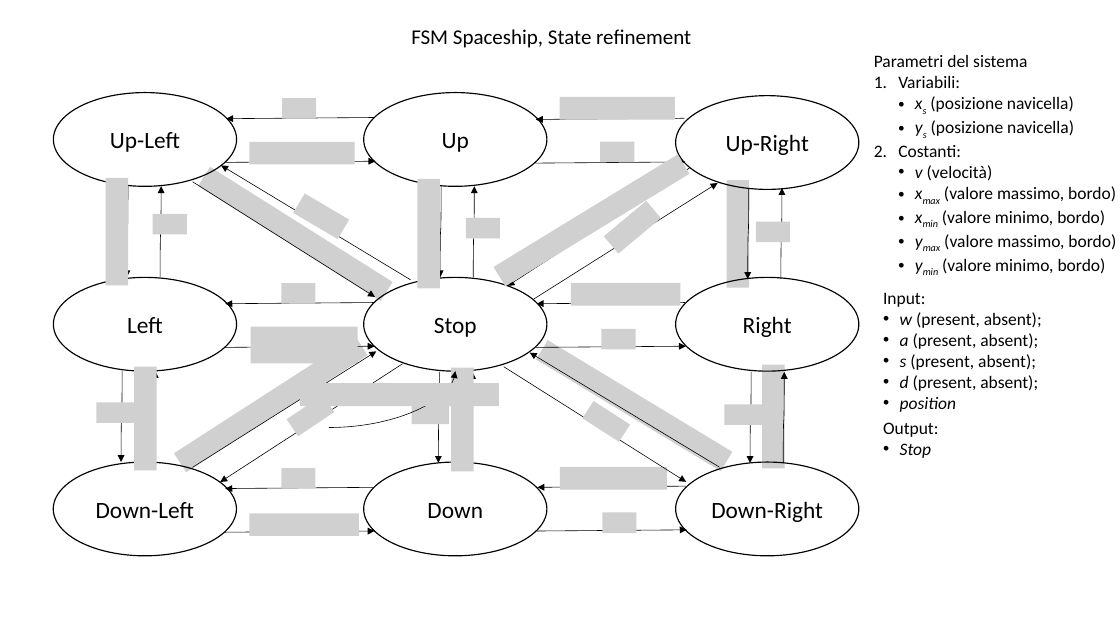
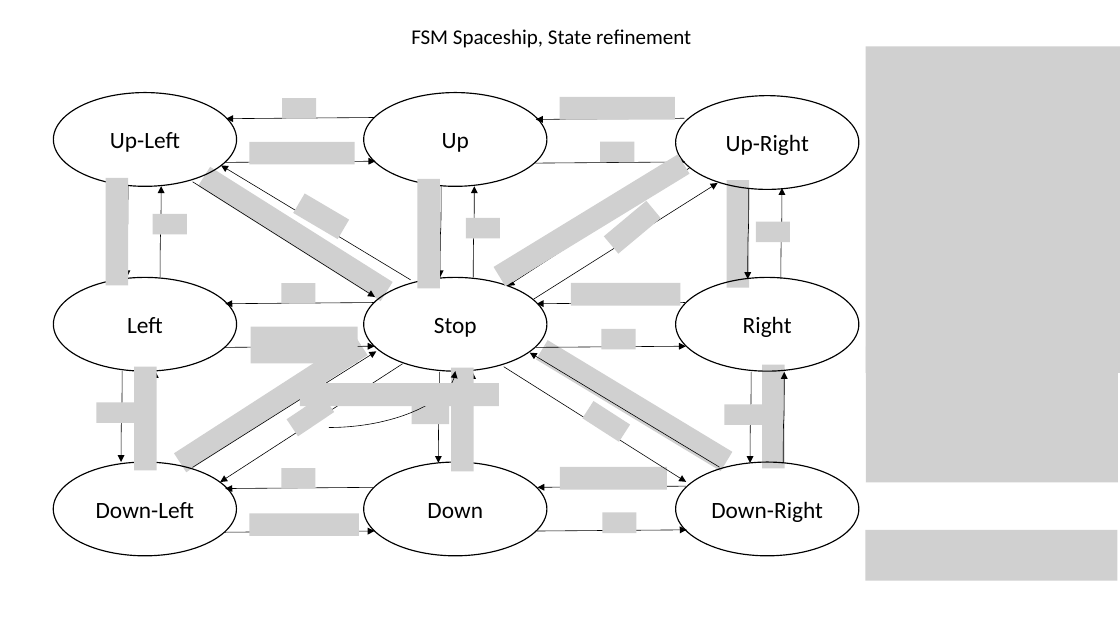
Before and after one commit to Lucio8493/Don-tDie, a slide deck: slide 5 of Progetto sistemi.pptx. Drawn at 1120x630 pixels with LibreOffice and Linux fonts; fonts in the diff are those of the drawing; grey boxes stand for pictures. Boxes give left, top, right and bottom in pixels: in the first picture for what was removed or moved away, otherwise in the second. Text is boxed around its words. In the diff, an @@ line names an element or a change of style, - is before the commit and + after.

```diff
--- a/Progetto sistemi.pptx
+++ b/Progetto sistemi.pptx
@@ picture added at (865, 46, 1120, 373) @@
@@ text removed at (874, 55, 1116, 274) @@
-Parametri del sistema
-1. Variabili:
-  • xs (posizione navicella)
-  • ys (posizione navicella)
-2. Costanti:
-  • v (velocità)
-  • xmax (valore massimo, bordo)
-  • xmin (valore minimo, bordo)
-  • ymax (valore massimo, bordo)
-  • ymin (valore minimo, bordo)
@@ text removed at (883, 292, 1042, 412) @@
-Input:
-• w (present, absent);
-• a (present, absent);
-• s (present, absent);
-• d (present, absent);
-• position
@@ picture added at (866, 347, 1118, 483) @@
@@ text removed at (883, 422, 938, 458) @@
-Output:
-• Stop
@@ picture added at (865, 530, 1117, 581) @@
```
Also in this commit, not shown: 11 other slides changed.
